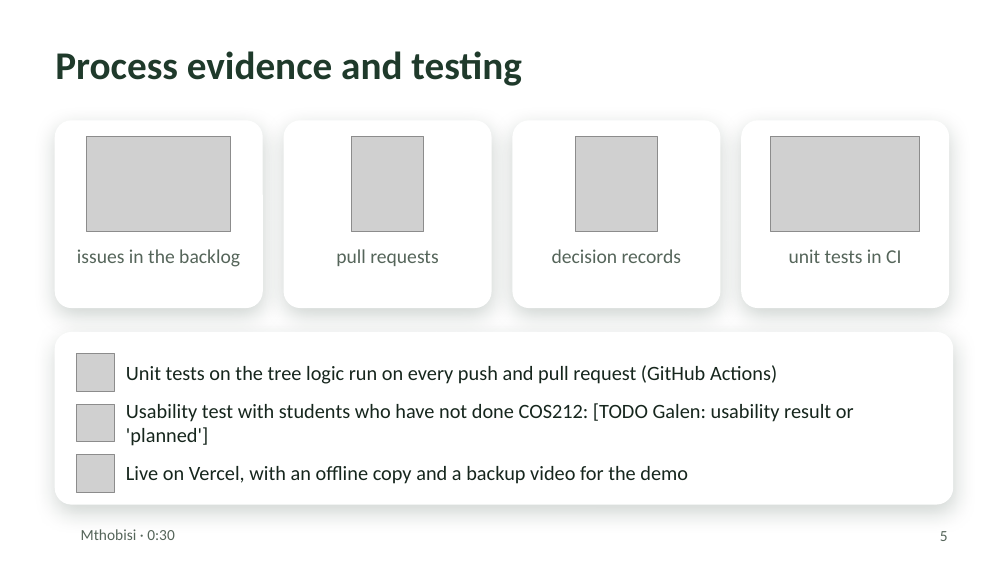
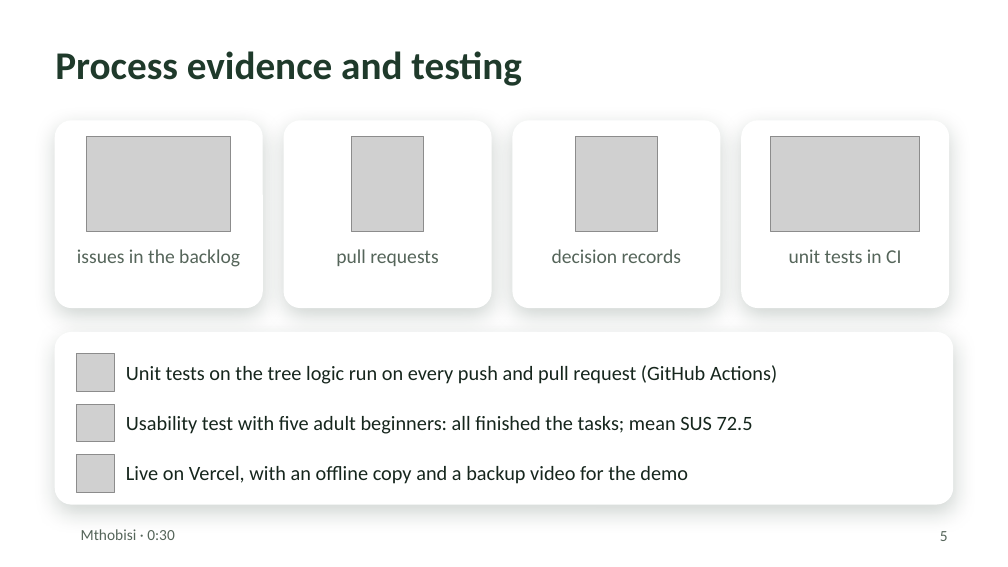
Before and after one commit to 404-name-not-found-cos750/cos212-app, a slide deck: slide 5 of slides/Tree-Hop-presentation.pptx. Drawn at 1008x567 pixels with LibreOffice and Linux fonts; fonts in the diff are those of the drawing; grey boxes stand for pictures; background and template pictures are left out. Boxes give left, top, right and bottom in pixels: in the first picture for what was removed or moved away, otherwise in the second. Text is boxed around its words. In the diff, an @@ line names an element or a change of style, - is before the commit and + after.

Commit message:
Usability results, GenAI appendix, ID limitations, final TODO clean-up and deck update

```diff
--- a/slides/Tree-Hop-presentation.pptx
+++ b/slides/Tree-Hop-presentation.pptx
@@ text at [126,416,753,434]: text changed @@
-Usability test with students who have not done COS212: [TODO Galen: usability result or 'planned']
+Usability test with five adult beginners: all finished the tasks; mean SUS 72.5
```
Also in this commit, not shown: 1 other slide changed, 18 other files.
